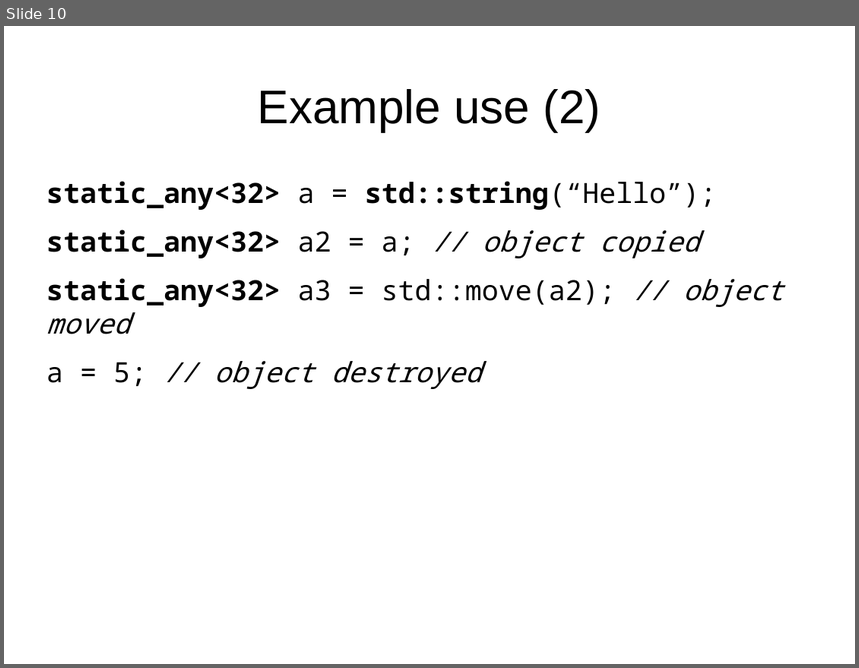
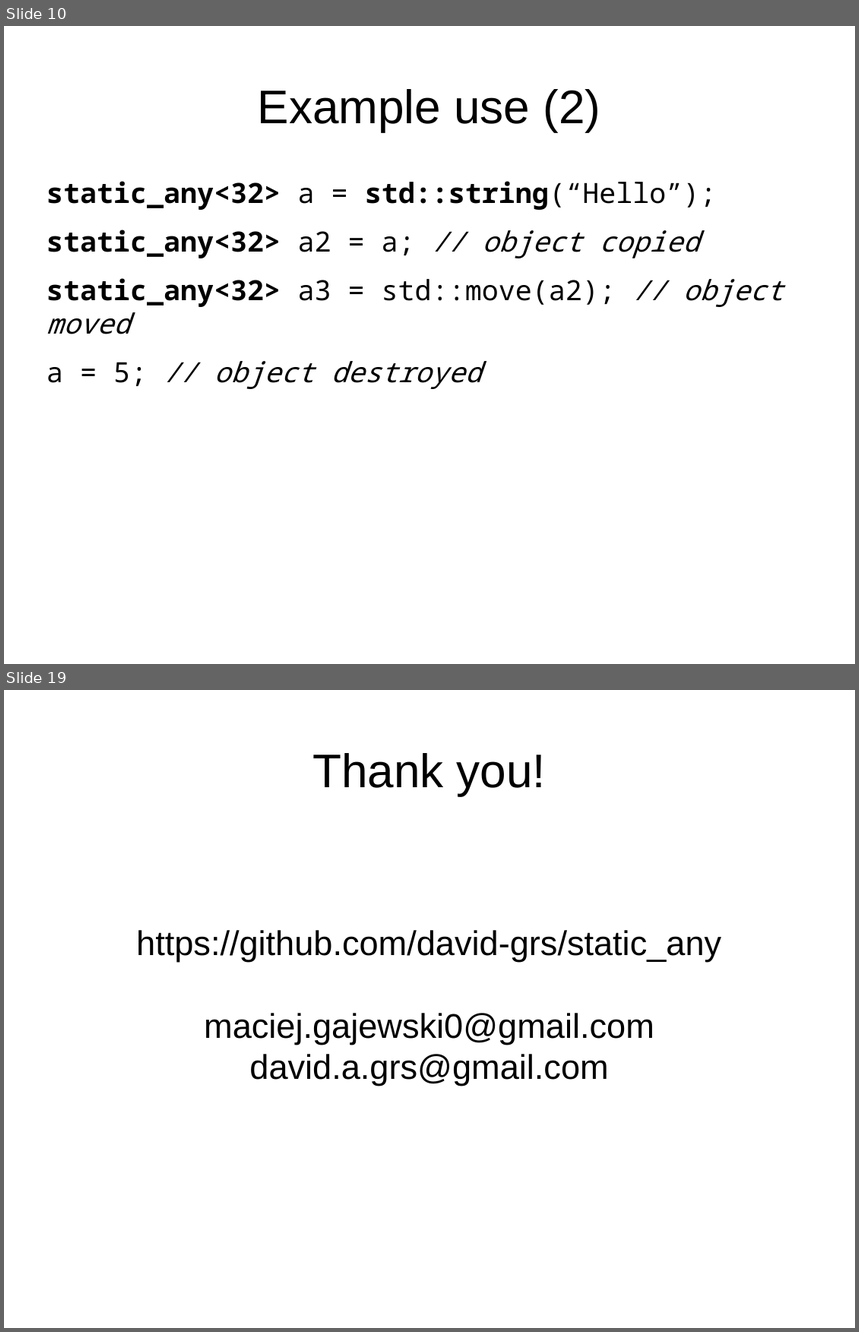
Before and after one commit to david-grs/static_any, a slide deck: static_any-lightning.odp. Shown one above the other, each under a label of ours: slide 10 before the commit, slides 10 and 19 after it; the slides between them are not shown. The pictures are 859x668 and 859x1332 pixels, drawn with LibreOffice and Linux fonts; fonts in the diff are those of the drawing. Boxes give left, top, right and bottom in pixels: in the first picture for what was removed or moved away, otherwise in the second. Text is boxed around its words. In the diff, an @@ line names an element or a change of style, - is before the commit and + after.

```diff
--- a/static_any-lightning.odp
+++ b/static_any-lightning.odp
@@ slide 19 added at (4,690,855,1328), background #FFFFFF @@
@@ title added at (313,753,546,796), 44 pt, text #000000 @@
+Thank you!
@@ subtitle added at (136,930,721,1086), 32 pt, text #000000 @@
+https://github.com/david-grs/static_any
+maciej.gajewski0@gmail.com
+david.a.grs@gmail.com
```
Also in this commit, not shown: 1 slide changed, 7 other slides added.
